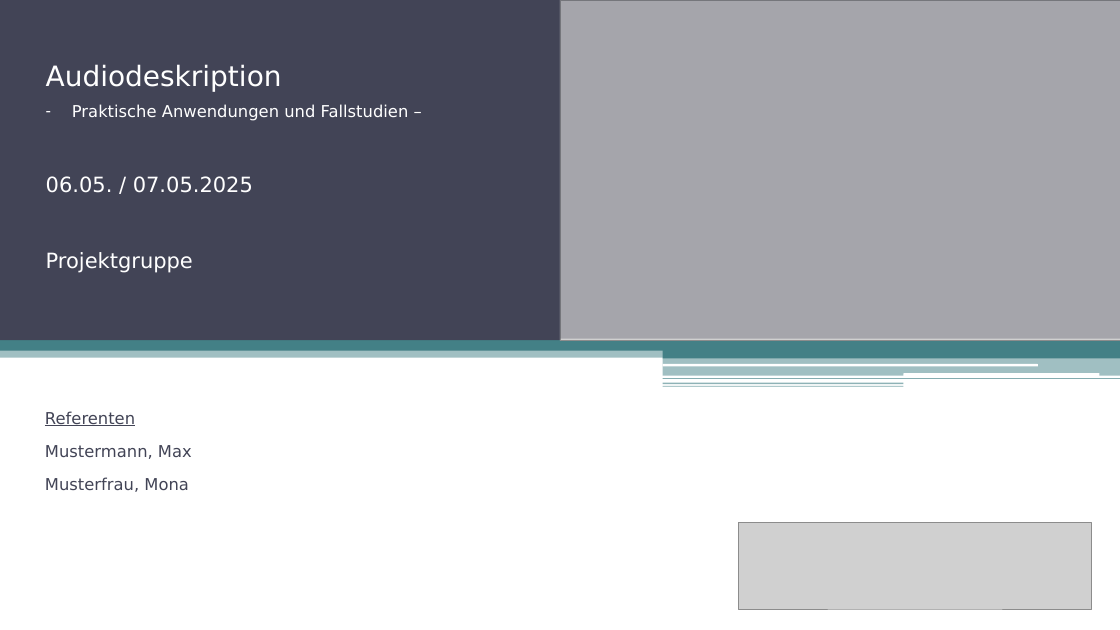
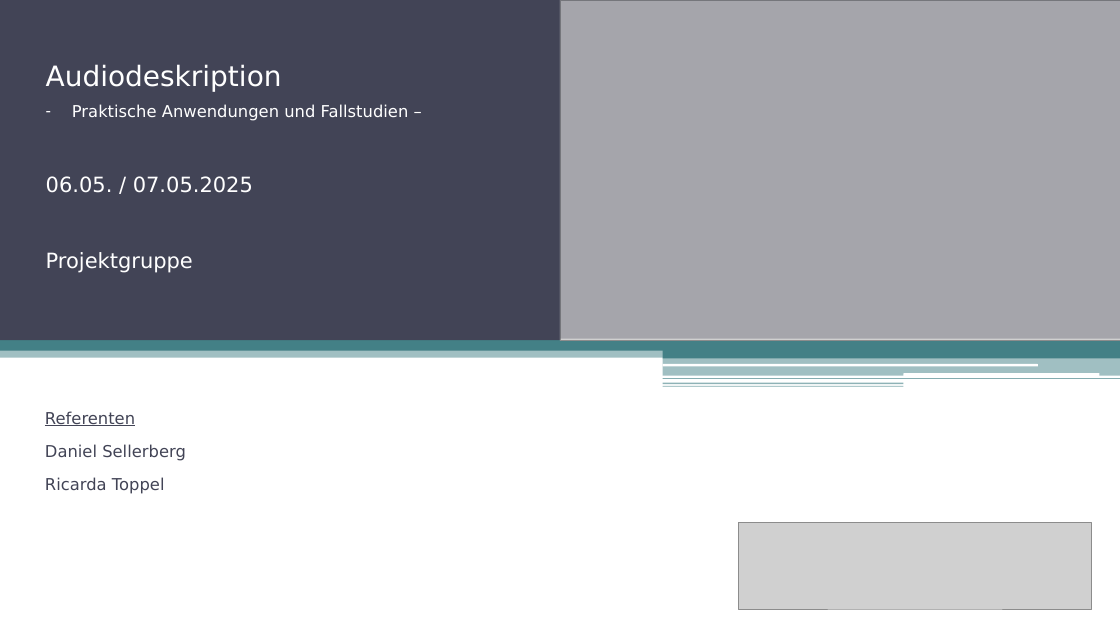
Before and after one commit to fhswf/descraibe, a slide deck: slide 1 of 20250424_Audiodeskription_Praktische Anwendungen und Fallstudien_v01.pptx. Drawn at 1120x630 pixels with LibreOffice and Linux fonts; fonts in the diff are those of the drawing; grey boxes stand for pictures. Boxes give left, top, right and bottom in pixels: in the first picture for what was removed or moved away, otherwise in the second. Text is boxed around its words. In the diff, an @@ line names an element or a change of style, - is before the commit and + after.

```diff
--- a/20250424_Audiodeskription_Praktische Anwendungen und Fallstudien_v01.pptx
+++ b/20250424_Audiodeskription_Praktische Anwendungen und Fallstudien_v01.pptx
@@ subtitle at <box>45,444,186,494</box>: text changed @@
-Mustermann, Max
-Musterfrau, Mona
+Daniel Sellerberg
+Ricarda Toppel
```
Also in this commit, not shown: 1 other slide changed, 28 slides added, 6 slides removed.
